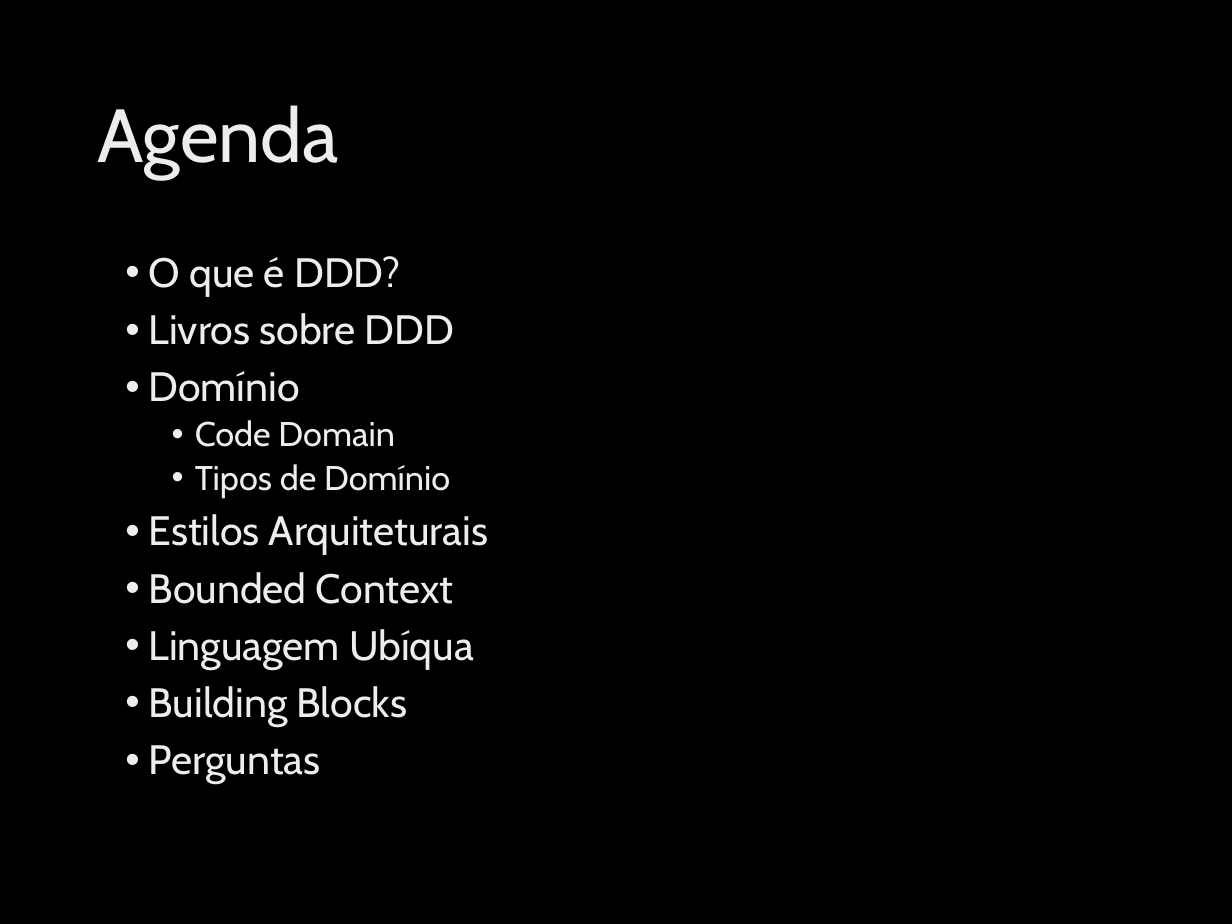
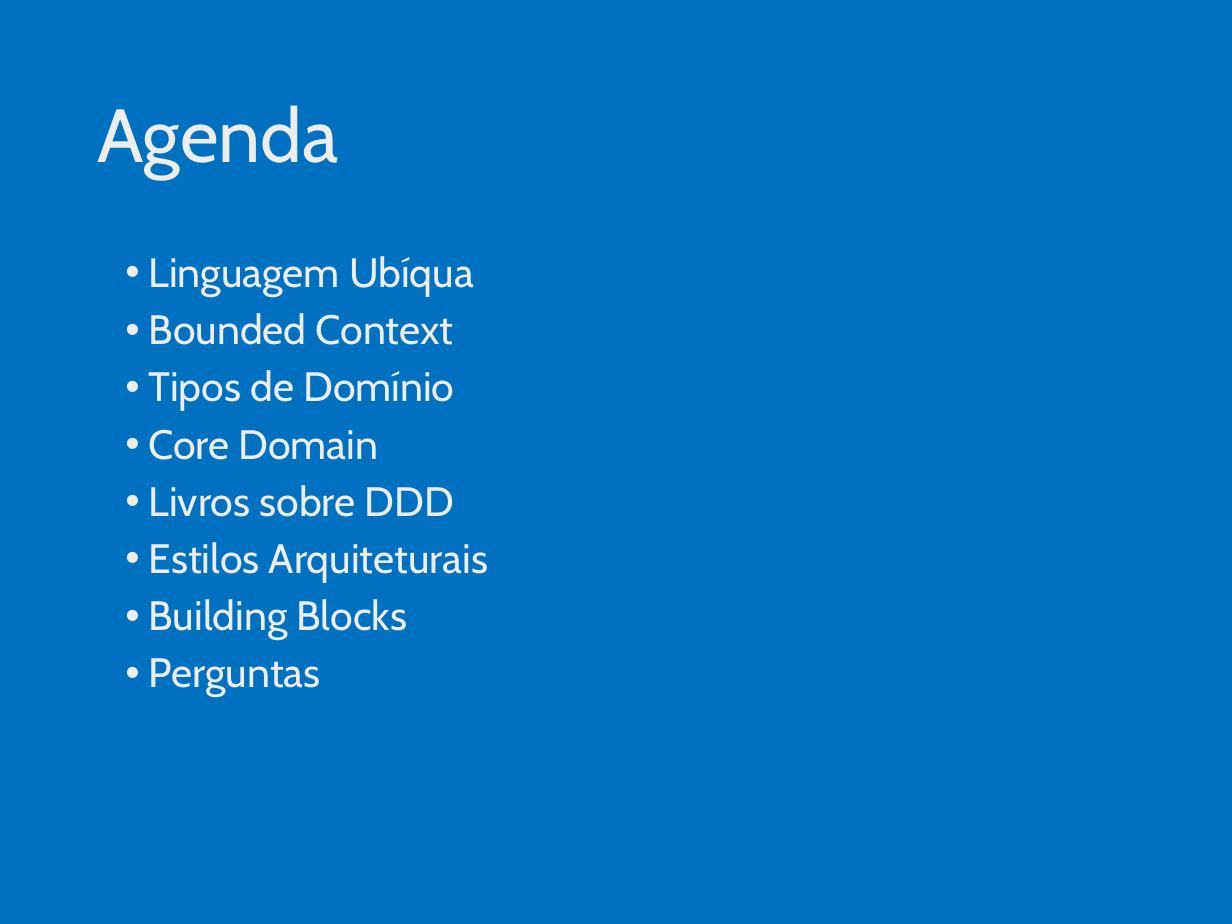
Before and after one commit to ivanpaulovich/event-sourcing-jambo, a slide deck: slide 2 of docs/Introdução ao Domain-Driven-Design (DDD).pptx. Drawn at 1232x924 pixels with LibreOffice and Linux fonts; fonts in the diff are those of the drawing; background and template pictures are left out. Boxes give left, top, right and bottom in pixels: in the first picture for what was removed or moved away, otherwise in the second. Text is boxed around its words. In the diff, an @@ line names an element or a change of style, - is before the commit and + after.

```diff
--- a/docs/Introdução ao Domain-Driven-Design (DDD).pptx
+++ b/docs/Introdução ao Domain-Driven-Design (DDD).pptx
@@ background picture (left out) to #0070C0 @@
@@ text at (149,256,474,460): text changed @@
-• O que é DDD?
+• Linguagem Ubíqua
+• Bounded Context
+• Tipos de Domínio
+• Core Domain
@@ text at (149,371,450,498): paragraphs removed @@
-• Domínio
-  • Code Domain
-  • Tipos de Domínio
@@ text at (149,572,474,670): paragraphs removed @@
-• Bounded Context
-• Linguagem Ubíqua
```
Also in this commit, not shown: 24 other slides changed, 2 slides added, 2 slides removed, 2 other files.
